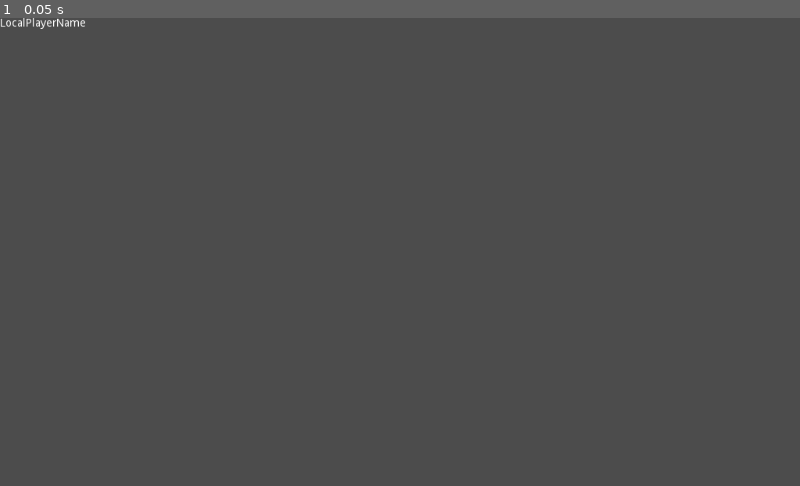
Above: before the commit, frame 1.
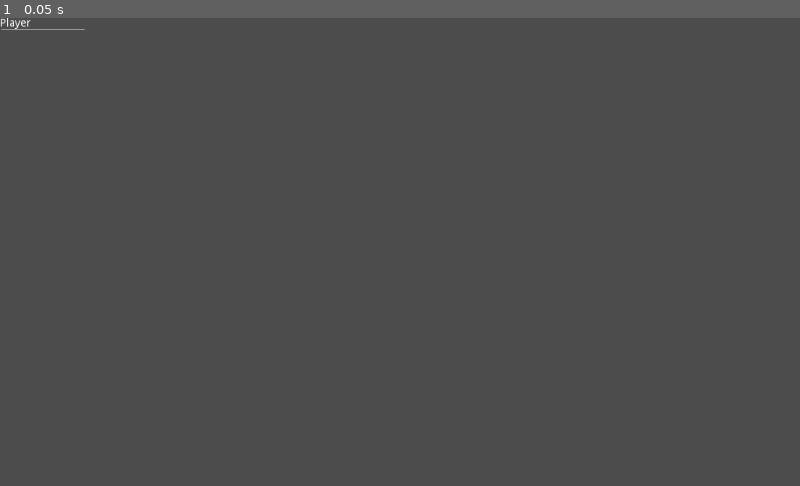
Above: after the commit, the same moment.

Repository: georgikoemdzhiev/SimpleNetworking
Game: Godot game, scene res://game_world.tscn
Same seed, same stepped clock (60 frames per second), same inputs: the game is played once before the commit and once after it. This scene is started directly instead of the project's main scene.
Inputs:
- Up to frame 1 (0.05 s): no input

The runs differ from the first frame. In frame 1, 0.1% of the frame differs, in the area x 0-11%, y 0-3%.
Error before the commit: Invalid get index 'player_info' (on base: 'Node (gamestate.gd)'). (res://game_world.gd:10)

Commit message:
Added Player

Diff:
--- /dev/null
+++ b/PlayerRoot.tscn
@@ -0,0 +1,11 @@
+[gd_scene load_steps=3 format=2]
+
+[ext_resource path="res://player.gd" type="Script" id=1]
+[ext_resource path="res://icon.png" type="Texture" id=2]
+
+[node name="PlayerRoot" type="Node2D"]
+script = ExtResource( 1 )
+
+[node name="icon" type="Sprite" parent="."]
+scale = Vector2( 0.6, 0.6 )
+texture = ExtResource( 2 )
--- a/game_world.tscn
+++ b/game_world.tscn
@@ -6,6 +6,7 @@
 script = ExtResource( 1 )
 
 [node name="HUD" type="CanvasLayer" parent="."]
+editor/display_folded = true
 
 [node name="PanelPlayerList" type="Panel" parent="HUD"]
 self_modulate = Color( 1, 1, 1, 0 )
@@ -17,6 +18,14 @@
 margin_bottom = 14.0
 text = "LocalPlayerName"
 
+[node name="HSeparator" type="HSeparator" parent="HUD/PanelPlayerList"]
+margin_left = 1.0
+margin_top = 13.0
+margin_right = 109.0
+margin_bottom = 17.0
+
 [node name="boxList" type="VBoxContainer" parent="HUD/PanelPlayerList"]
-margin_right = 40.0
-margin_bottom = 40.0
+margin_left = 1.95359
+margin_top = 17.3544
+margin_right = 41.9536
+margin_bottom = 57.3544
--- a/gamestate.gd
+++ b/gamestate.gd
@@ -1 +1,8 @@
 extends Node
+
+var player_info = {
+	name = "Player",                   # How this player will be shown within the GUI
+	net_id = 1,                        # By default everyone receives "server ID"
+	actor_path = "res://player.tscn",  # The class used to represent the player in the game world
+	char_color = Color(1, 1, 1)        # By default don't modulate the icon color
+}
--- a/main_menu.gd
+++ b/main_menu.gd
@@ -6,6 +6,9 @@
 	network.connect("join_fail", self, "_on_join_fail")
 
 func _on_btCreate_pressed():
+	# Properly set the local player information
+	set_player_info()
+
 	# Gather values from the GUI and fill the network.server_info dictionary
 	if (!$PanelHost/txtServerName.text.empty()):
 		network.server_info.name = $PanelHost/txtServerName
@@ -22,9 +25,14 @@
 	print("Failed to join server")
 
 func _on_btJoin_pressed():
+	# Properly set the local player information
+	set_player_info()
+
 	var port = int($PanelJoin/txtJoinPort.text)
 	var ip = $PanelJoin/txtJoinIP.text
 	network.join_server(ip, port)
 
 func set_player_info():
-	if (!$Panel
+	if (!$PanelPlayer/txtPlayername.text.empty()):
+		gamestate.player_info.name = $PanelPlayer/txtPlayername.text
+	gamestate.player_info.char_color = $PanelPlayer/btColor.color
--- a/network.gd
+++ b/network.gd
@@ -13,13 +13,6 @@
 
 var players = {}
 
-var player_info = {
-	name = "Player",                   # How this player will be shown within the GUI
-	net_id = 1,                        # By default everyone receives "server ID"
-	actor_path = "res://player.tscn",  # The class used to represent the player in the game world
-	char_color = Color(1, 1, 1)        # By default don't modulate the icon color
-}
-
 func _ready():
 	get_tree().connect("network_peer_connected", self, "_on_player_connected")
 	get_tree().connect("network_peer_disconnected", self, "_on_player_disconnected")
@@ -33,7 +26,13 @@
 
 # Everyone gets notified whenver someone disconnects from the server
 func _on_player_disconnected(id):
-	pass
+	print("Player ", players[id].name, " disconnected from server")
+	# Update the player tables
+	if (get_tree().is_network_server()):
+		# Unregister the player from the server's list
+		unregister_player(id)
+		# Then on all remaining peers
+		rpc("unregister_player", id)
 
 # Peer trying to connect to server is notified on success
 func _on_connected_to_server():
@@ -52,7 +51,11 @@
 
 # Peer is notified when disconnected from server
 func _on_disconnected_from_server():
-	pass
+	print("Disconnected from server")
+	# Clear the internal player list
+	players.clear()
+	# Reset the player info network ID
+	gamestate.player_info.net_id = 1
 
 func create_server():
 	# Initialize the networking system
@@ -90,3 +93,10 @@
 	print("Registering player ", pInfo.name, " (", pInfo.net_id, ") to internal player table")
 	players[pInfo.net_id] = pInfo          # Create the player entry in the dictionary
 	emit_signal("player_list_changed")     # And notify that the player list has been changed
+
+remote func unregister_player(id):
+	print("Removing player ", players[id].name, " from internal table")
+	# Remove the player from the list
+	players.erase(id)
+	# And notify the list has been changed
+	emit_signal("player_list_changed")
--- /dev/null
+++ b/player.gd
@@ -0,0 +1,26 @@
+extends Node2D
+
+var move_speed = 300
+
+func _process(delta):
+	# Initialize the movement vector
+	var move_dir = Vector2(0, 0)
+	# Poll the actions keys
+	if (Input.is_action_pressed("move_up")):
+		# Negative Y will move the actor UP on the screen
+		move_dir.y -= 1
+	if (Input.is_action_pressed("move_down")):
+		# Positive Y will move the actor DOWN on the screen
+		move_dir.y += 1
+	if (Input.is_action_pressed("move_left")):
+		# Negative X will move the actor LEFT on the screen
+		move_dir.x -= 1
+	if (Input.is_action_pressed("move_right")):
+		# Positive X will move the actor RIGHT on the screen
+		move_dir.x += 1
+
+	# Apply the movement formula to obtain the new actor position
+	position += move_dir.normalized() * move_speed * delta
+
+func set_dominant_color(color):
+	$icon.modulate = color
--- a/project.godot
+++ b/project.godot
@@ -24,6 +24,29 @@
 gamestate="*res://gamestate.gd"
 network="*res://network.gd"
 
+[input]
+
+move_up={
+"deadzone": 0.5,
+"events": [ Object(InputEventKey,"resource_local_to_scene":false,"resource_name":"","device":0,"alt":false,"shift":false,"control":false,"meta":false,"command":false,"pressed":false,"scancode":87,"unicode":0,"echo":false,"script":null)
+ ]
+}
+move_down={
+"deadzone": 0.5,
+"events": [ Object(InputEventKey,"resource_local_to_scene":false,"resource_name":"","device":0,"alt":false,"shift":false,"control":false,"meta":false,"command":false,"pressed":false,"scancode":83,"unicode":0,"echo":false,"script":null)
+ ]
+}
+move_left={
+"deadzone": 0.5,
+"events": [ Object(InputEventKey,"resource_local_to_scene":false,"resource_name":"","device":0,"alt":false,"shift":false,"control":false,"meta":false,"command":false,"pressed":false,"scancode":65,"unicode":0,"echo":false,"script":null)
+ ]
+}
+move_right={
+"deadzone": 0.5,
+"events": [ Object(InputEventKey,"resource_local_to_scene":false,"resource_name":"","device":0,"alt":false,"shift":false,"control":false,"meta":false,"command":false,"pressed":false,"scancode":68,"unicode":0,"echo":false,"script":null)
+ ]
+}
+
 [rendering]
 
 environment/default_environment="res://default_env.tres"
Not shown, added: SimpleNetworkingPractice.exe~RF2882d4ad.TMP
Not shown, changed: SimpleNetworkingPractice.pck
